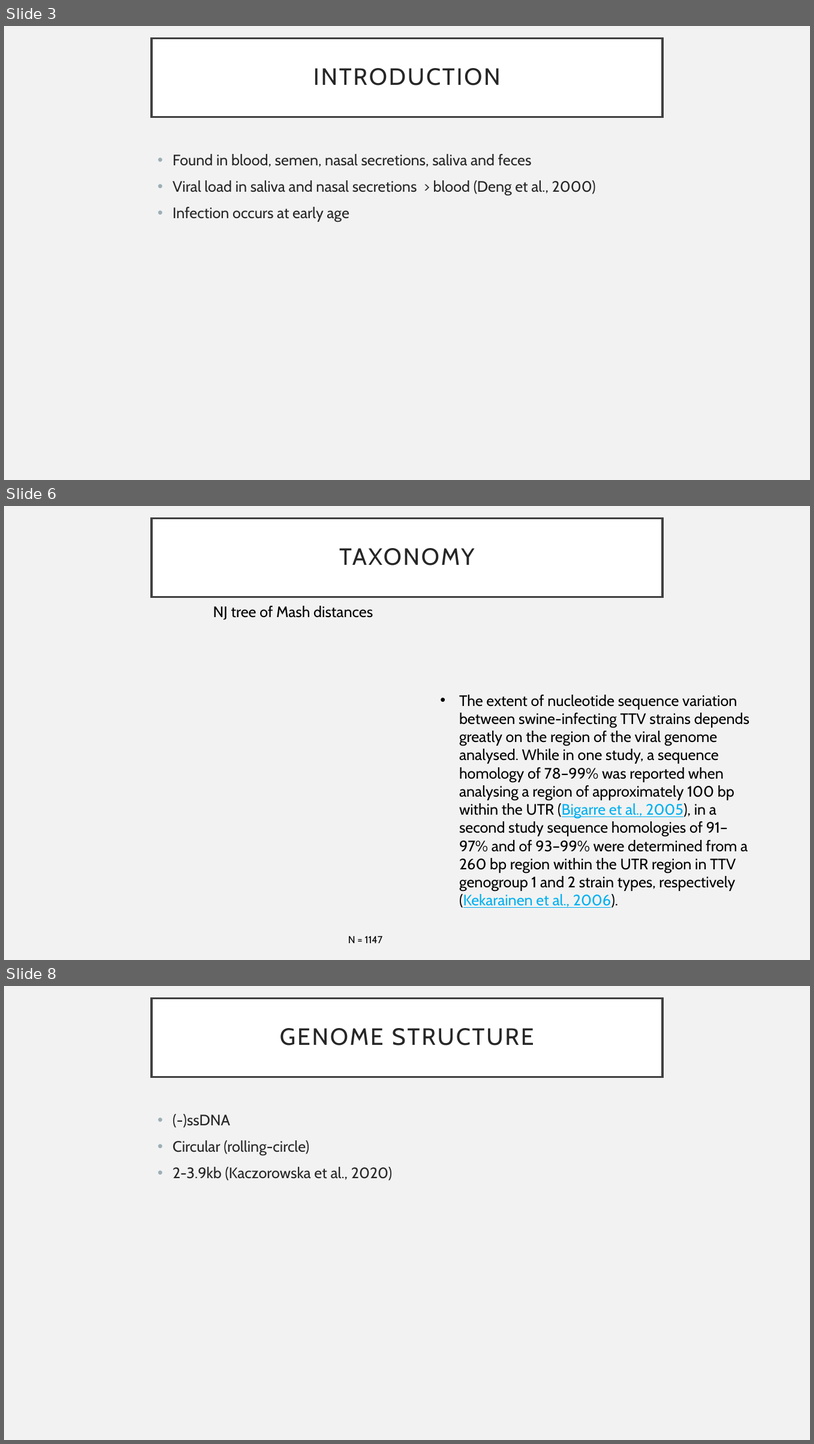
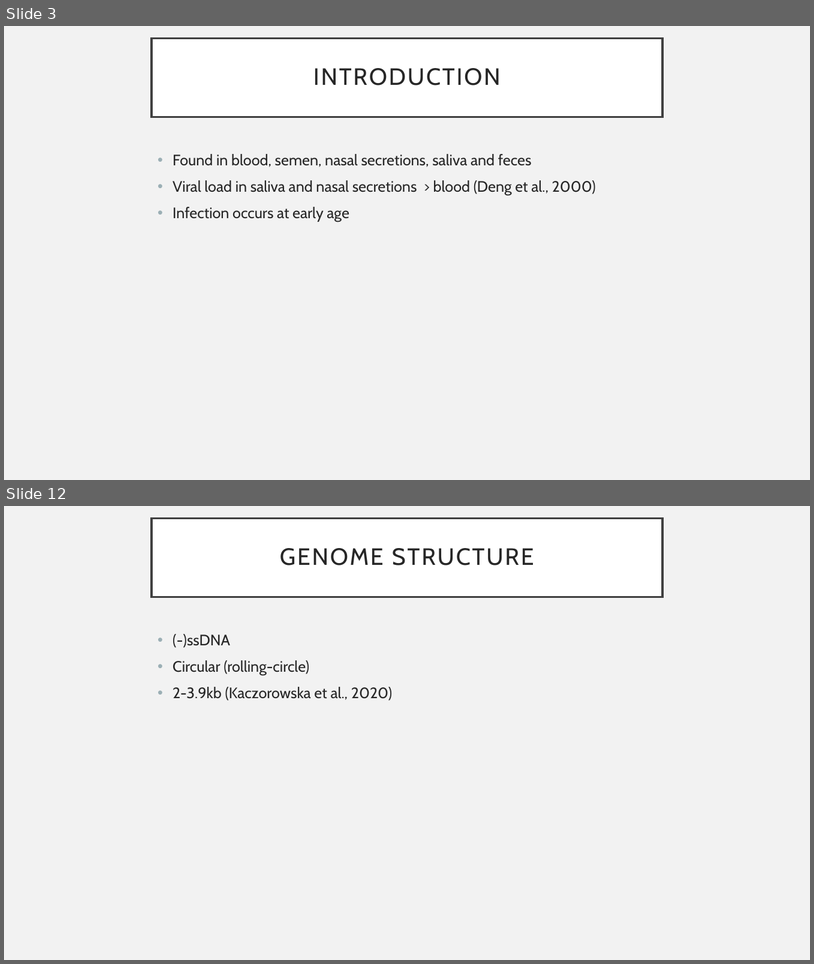
Before and after one commit to cednotsed/BIOC0021, a slide deck: presentations/Anelloviruses.pptx. Shown one above the other, each under a label of ours: slides 3, 6 and 8 before the commit, slides 3 and 12 after it; the slides between them are not shown. The pictures are 814x1444 and 814x964 pixels, drawn with LibreOffice and Linux fonts; fonts in the diff are those of the drawing. Boxes give left, top, right and bottom in pixels: in the first picture for what was removed or moved away, otherwise in the second. Text is boxed around its words. In the diff, an @@ line names an element or a change of style, - is before the commit and + after.

```diff
--- a/presentations/Anelloviruses.pptx
+++ b/presentations/Anelloviruses.pptx
@@ slide 6 removed at <box>4,506,810,960</box>, background #F2F2F2 @@
@@ title removed at <box>152,518,663,597</box> @@
-TAXONOMY
@@ text removed at <box>213,606,373,620</box> @@
-NJ tree of Mash distances
@@ text removed at <box>459,694,750,907</box> @@
-• The extent of nucleotide sequence variation between swine-infecting TTV strains depends greatly on the region of the viral genome analysed. While in one study, a sequence homology of 78–99% was reported when analysing a region of approximately 100 bp within the UTR (Bigarre et al., 2005), in a second study sequence homologies of 91–97% and of 93–99% were determined from a 260 bp region within the UTR region in TTV genogroup 1 and 2 strain types, respectively (Kekarainen et al., 2006).
@@ text removed at <box>348,936,383,943</box> @@
-N = 1147
@@ what was slide 8 is now slide 12 @@
```
Also in this commit, not shown: 1 slide changed, 6 slides added, 1 other slide removed, 12 other files.
